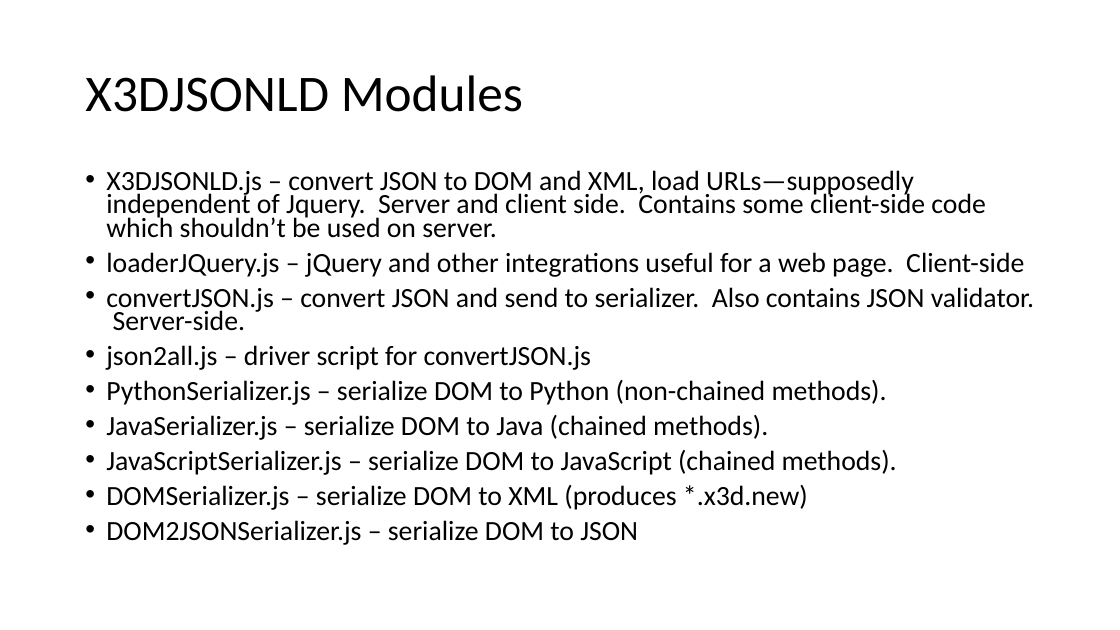
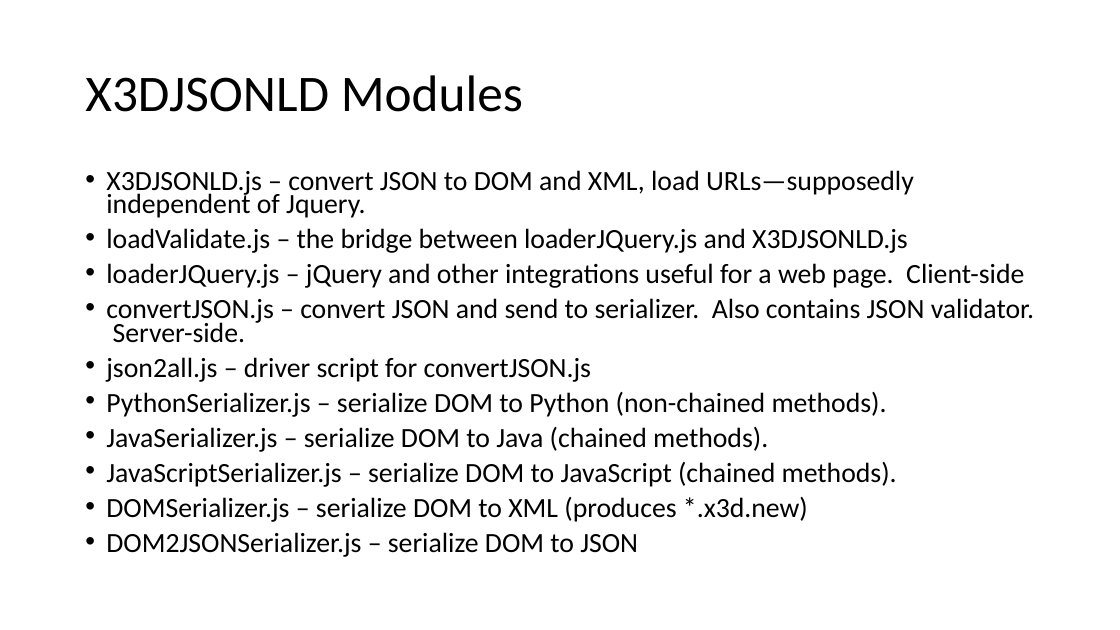
Before and after one commit to coderextreme/X3DJSONLD, a slide deck: slide 3 of doc/X3DJSONLoaderTutorial.pptx. Drawn at 1120x630 pixels with LibreOffice and Linux fonts; fonts in the diff are those of the drawing. Boxes give left, top, right and bottom in pixels: in the first picture for what was removed or moved away, otherwise in the second. Text is boxed around its words. In the diff, an @@ line names an element or a change of style, - is before the commit and + after.

Commit message:
fixed something

```diff
--- a/doc/X3DJSONLoaderTutorial.pptx
+++ b/doc/X3DJSONLoaderTutorial.pptx
@@ text at [106,170,914,253]: text changed @@
-• X3DJSONLD.js – convert JSON to DOM and XML, load URLs—supposedly independent of Jquery. Server and client side. Contains some client-side code which shouldn’t be used on server.
+• X3DJSONLD.js – convert JSON to DOM and XML, load URLs—supposedly independent of Jquery.
+• loadValidate.js – the bridge between loaderJQuery.js and X3DJSONLD.js
```
